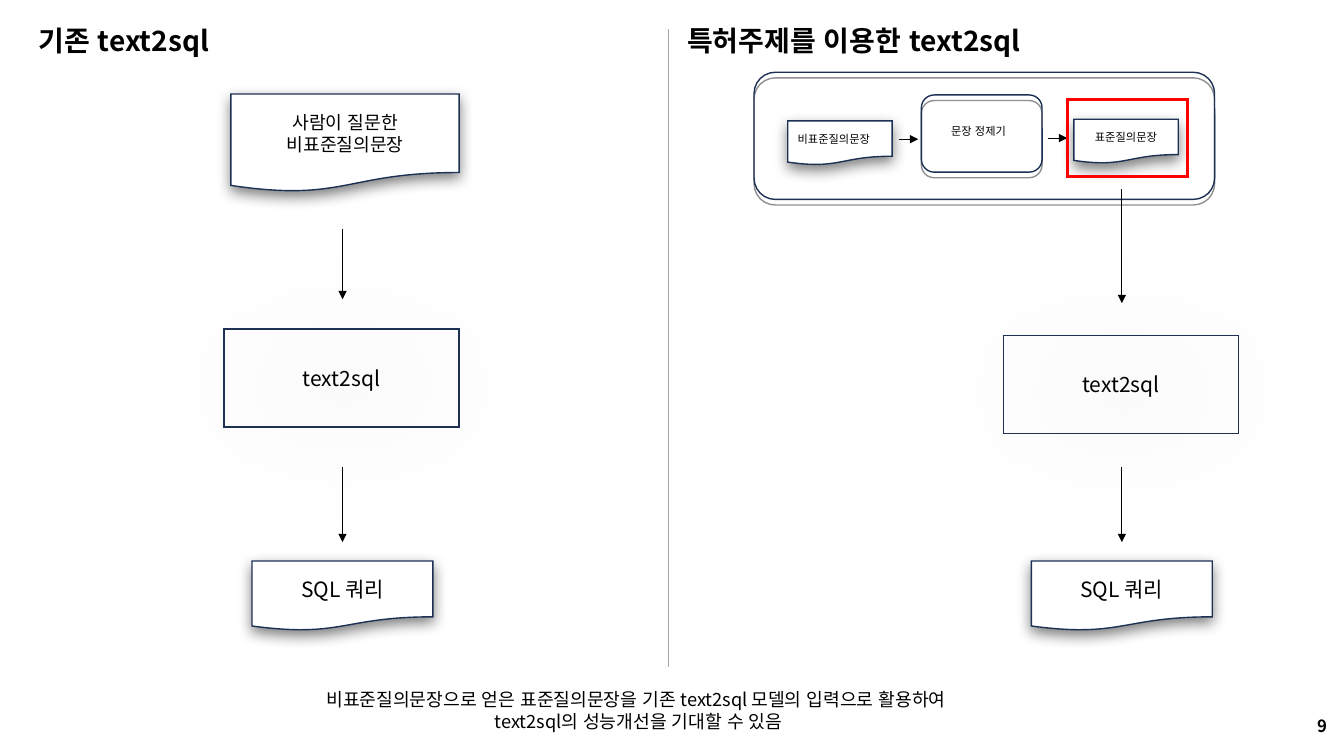
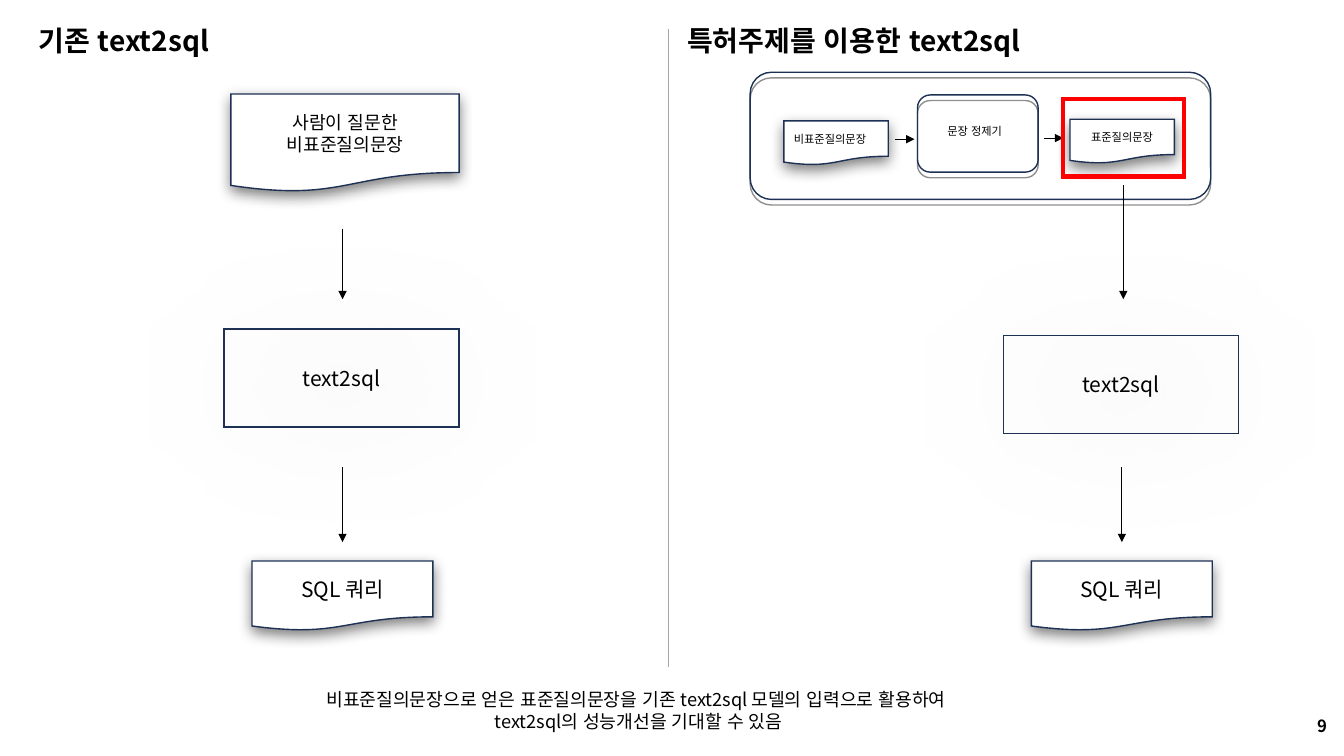
Before and after one commit to seungdeng/DELab, a slide deck: slide 9 of PPT/DSLab_이승건_특허.pptx. Drawn at 1344x756 pixels with LibreOffice and Linux fonts; fonts in the diff are those of the drawing. Boxes give left, top, right and bottom in pixels: in the first picture for what was removed or moved away, otherwise in the second. Text is boxed around its words. In the diff, an @@ line names an element or a change of style, - is before the commit and + after.

Commit message:
update ppts

```diff
--- a/PPT/DSLab_이승건_특허.pptx
+++ b/PPT/DSLab_이승건_특허.pptx
@@ 2 rounded rectangles, 2 arrows, 1 text, 1 flow chart document, 1 rectangle: place and size @@
-2 rounded rectangles, 2 arrows, 1 text, 1 flow chart document, 1 rectangle at [754,73,1215,200]
+2 rounded rectangles, 2 arrows, 1 text, 1 flow chart document, 1 rectangle at [750,73,1211,200]
@@ rectangle at [1064,99,1185,176]: outline #FF0000 2.25 pt to #FF0000 3 pt @@
@@ arrow moved from (1122, 190) - (1122, 303) to (1123, 186) - (1123, 299) @@
```
Also in this commit, not shown: 3 other files.
